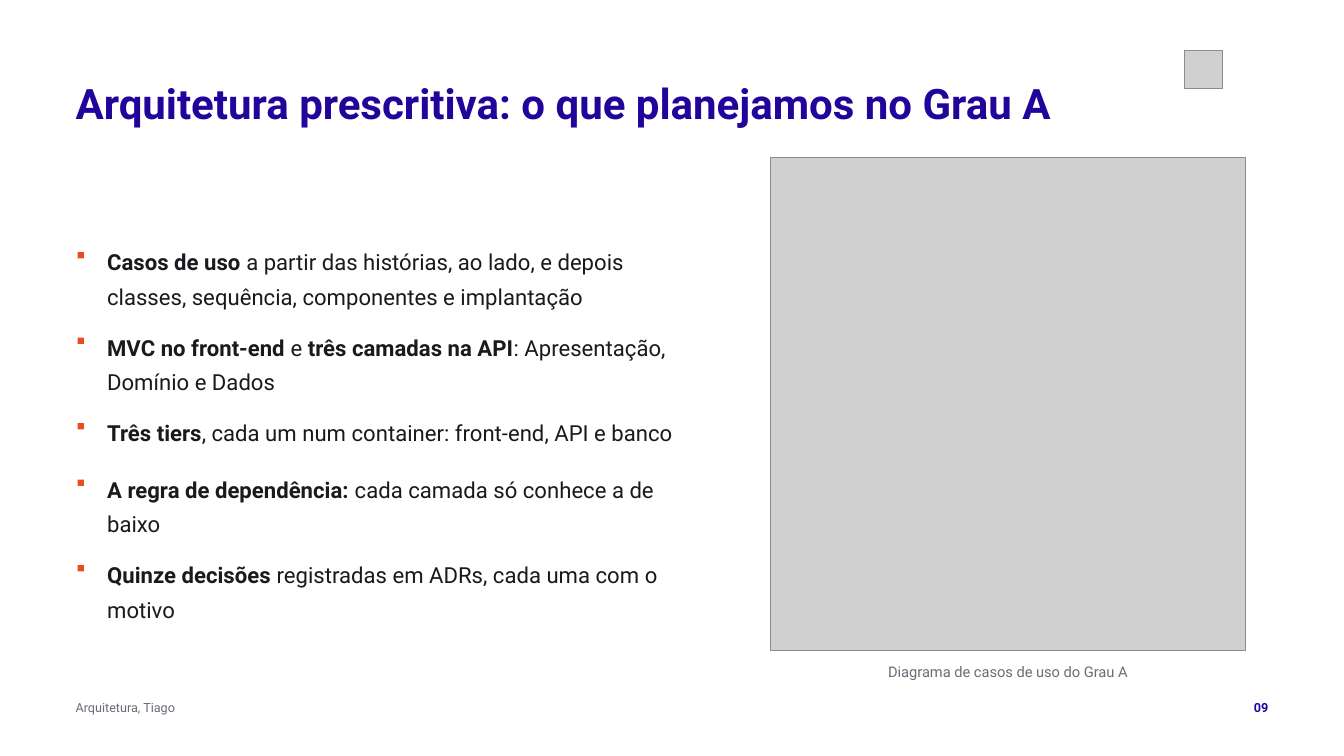
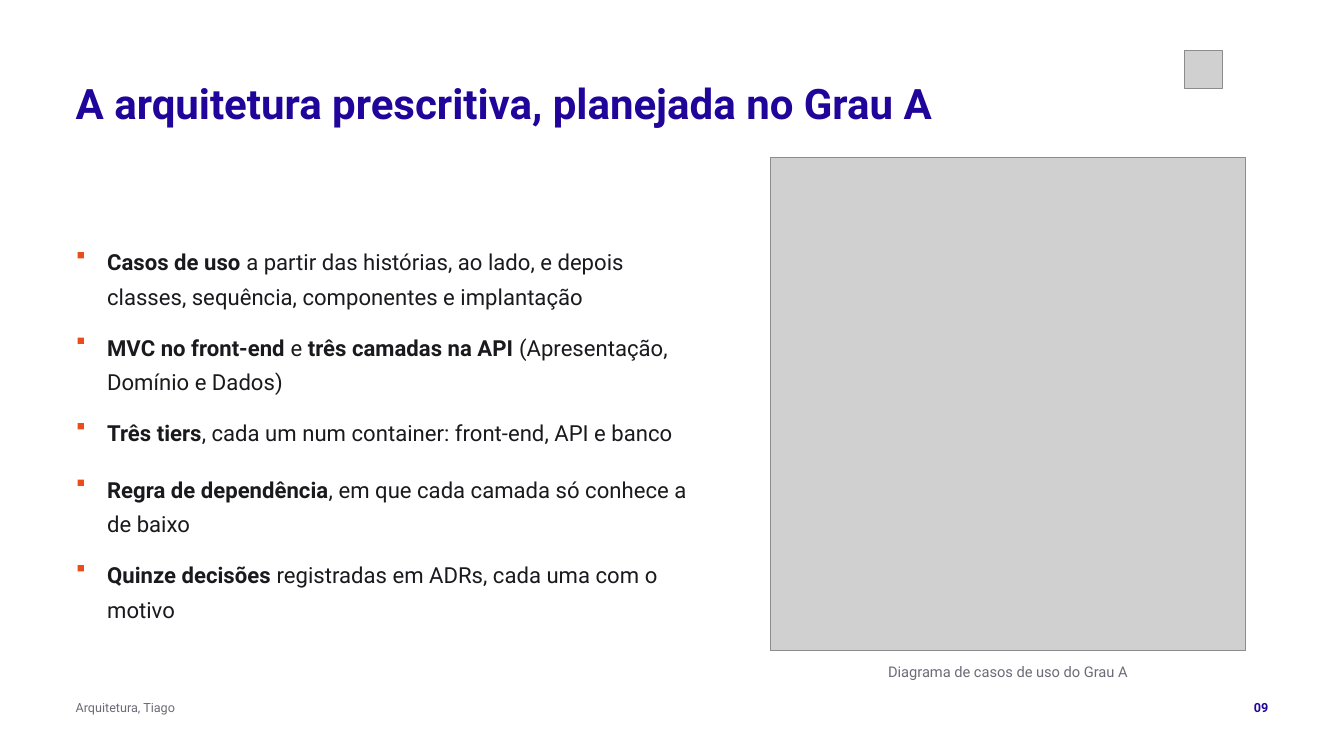
Before and after one commit to tcpassos/invite-app, a slide deck: slide 9 of trabalhos/T4-Pitch-Final.pptx. Drawn at 1344x756 pixels with LibreOffice and Linux fonts; fonts in the diff are those of the drawing; grey boxes stand for pictures. Boxes give left, top, right and bottom in pixels: in the first picture for what was removed or moved away, otherwise in the second. Text is boxed around its words. In the diff, an @@ line names an element or a change of style, - is before the commit and + after.

```diff
--- a/trabalhos/T4-Pitch-Final.pptx
+++ b/trabalhos/T4-Pitch-Final.pptx
@@ text at bbox=[76, 87, 932, 128]: text changed @@
-Arquitetura prescritiva: o que planejamos no Grau A
+A arquitetura prescritiva, planejada no Grau A
@@ text at bbox=[107, 338, 668, 395]: text changed @@
-MVC no front-end e três camadas na API: Apresentação, Domínio e Dados
+MVC no front-end e três camadas na API (Apresentação, Domínio e Dados)
@@ text at bbox=[107, 481, 686, 533]: text changed @@
-A regra de dependência: cada camada só conhece a de baixo
+Regra de dependência, em que cada camada só conhece a de baixo
```
Also in this commit, not shown: 14 other slides changed, 3 other files.
